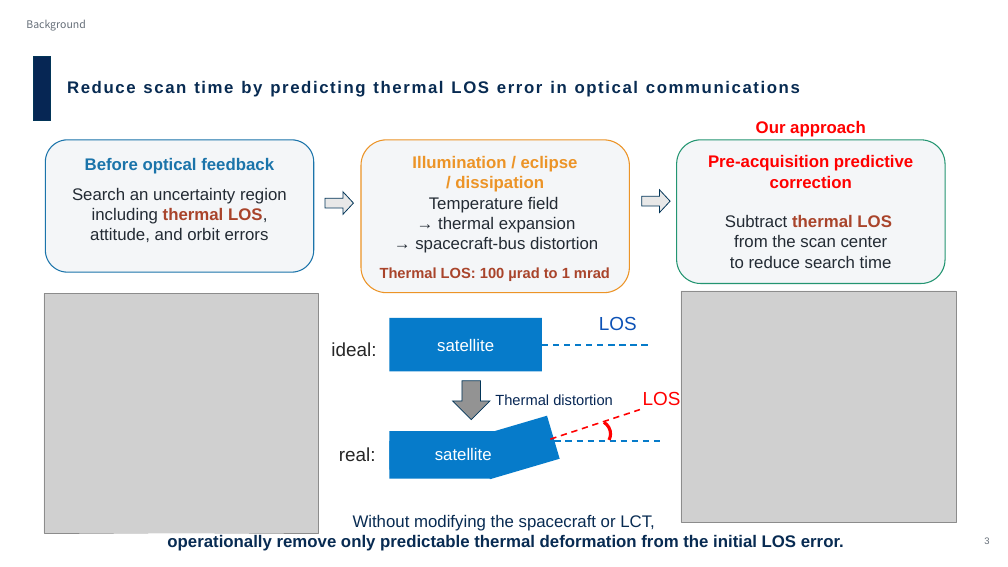
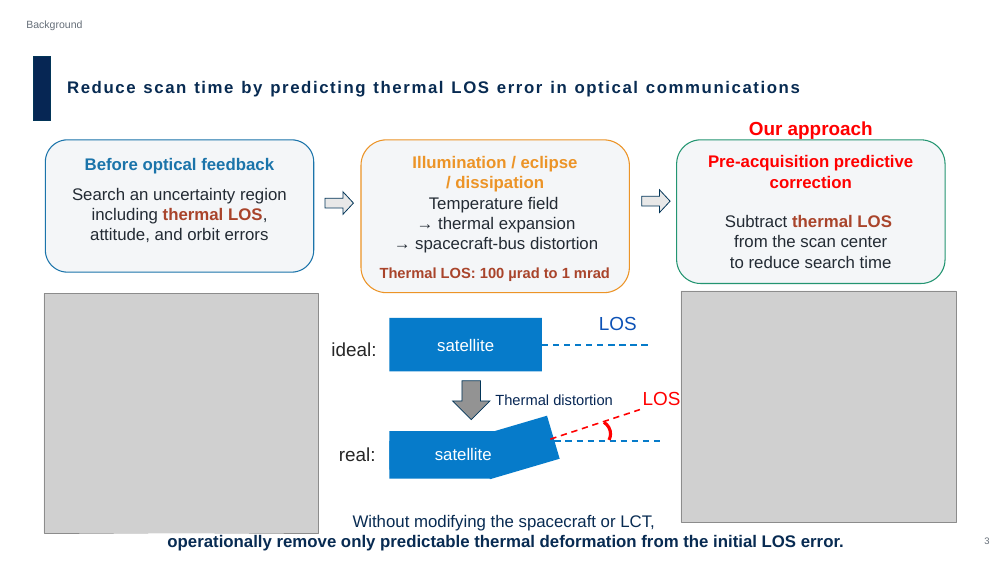
Before and after one commit to Hideki-1029/thermal-deformation-optcomm, a slide deck: slide 3 of papers/ICSO/slides/en_ICSO2026_slides_takamoto.pptx. Drawn at 1008x567 pixels with LibreOffice and Linux fonts; fonts in the diff are those of the drawing; grey boxes stand for pictures; background and template pictures are left out. Boxes give left, top, right and bottom in pixels: in the first picture for what was removed or moved away, otherwise in the second. Text is boxed around its words. In the diff, an @@ line names an element or a change of style, - is before the commit and + after.

```diff
--- a/papers/ICSO/slides/en_ICSO2026_slides_takamoto.pptx
+++ b/papers/ICSO/slides/en_ICSO2026_slides_takamoto.pptx
@@ text "Background" at box(26, 20, 82, 30): font Noto Sans CJK JP to Arial @@
@@ text "Our approach" at box(749, 121, 873, 140): size 32 to 36 pt @@
```
Also in this commit, not shown: 42 other slides changed, 1 other file.
